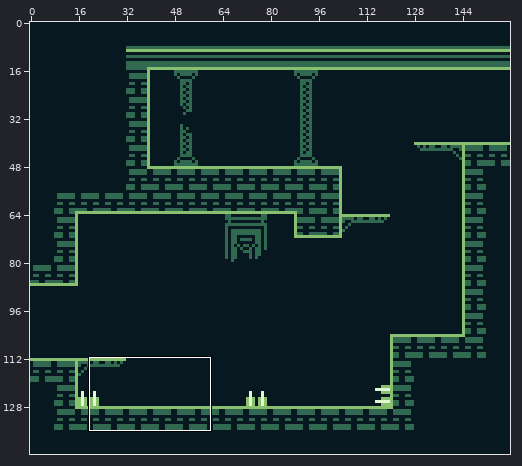
Pixel-art file -- AsepriteFiles/Levels/LevelC_1-6.aseprite. Above, an overview of the earlier version with the close-up marked.
Close-up. The starting point:
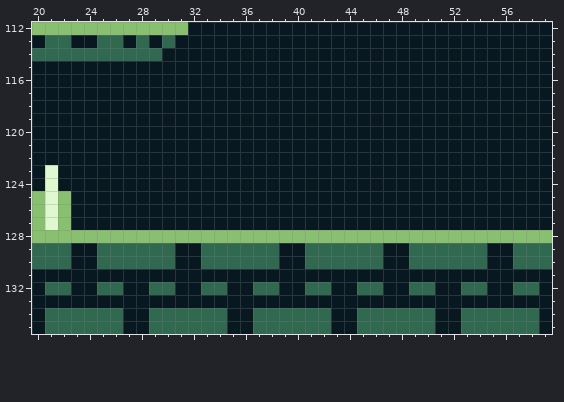
160x144 pixels, 1 frame. Shown: x 20..59, y 112..135.
After:
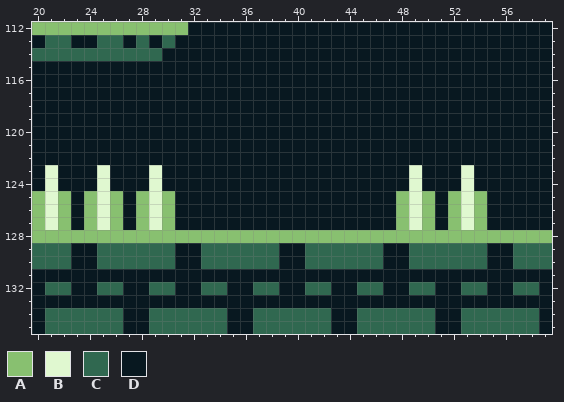
Palette (. is transparent): A #88c070  B #e0f8d0  C #306850  D #081820
Diff:
{"y":123,"x":25,"old":"D","new":"B"}
{"y":123,"x":29,"old":"D","new":"B"}
{"y":123,"x":49,"old":"D","new":"B"}
{"y":123,"x":53,"old":"D","new":"B"}
{"y":124,"x":25,"old":"D","new":"B"}
{"y":124,"x":29,"old":"D","new":"B"}
{"y":124,"x":49,"old":"D","new":"B"}
{"y":124,"x":53,"old":"D","new":"B"}
{"y":125,"x":24,"old":"DDD","new":"ABA"}
{"y":125,"x":28,"old":"DDD","new":"ABA"}
{"y":125,"x":48,"old":"DDD","new":"ABA"}
{"y":125,"x":52,"old":"DDD","new":"ABA"}
{"y":126,"x":24,"old":"DDD","new":"ABA"}
{"y":126,"x":28,"old":"DDD","new":"ABA"}
{"y":126,"x":48,"old":"DDD","new":"ABA"}
{"y":126,"x":52,"old":"DDD","new":"ABA"}
{"y":127,"x":24,"old":"DDD","new":"ABA"}
{"y":127,"x":28,"old":"DDD","new":"ABA"}
{"y":127,"x":48,"old":"DDD","new":"ABA"}
{"y":127,"x":52,"old":"DDD","new":"ABA"}
